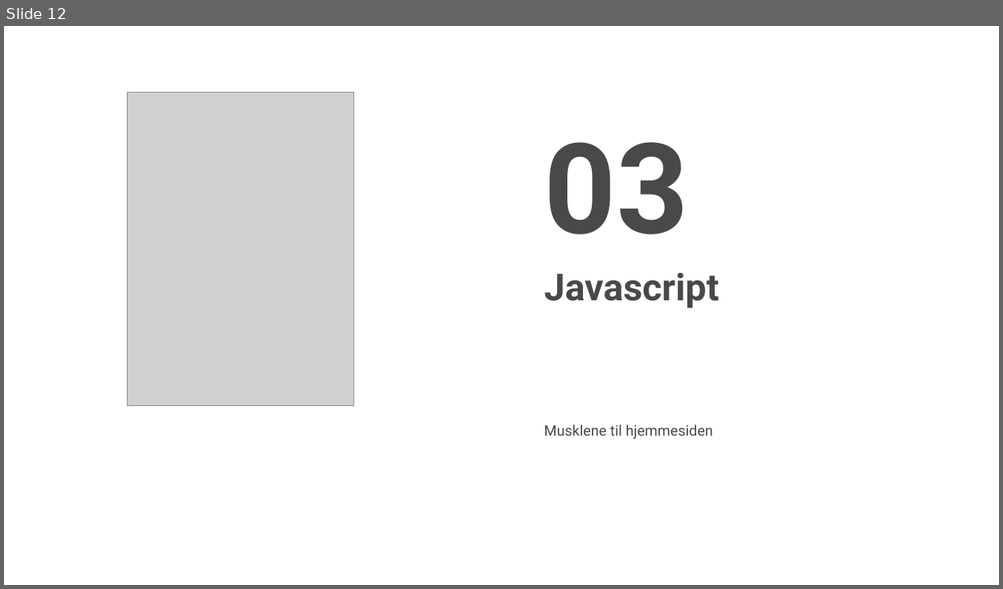
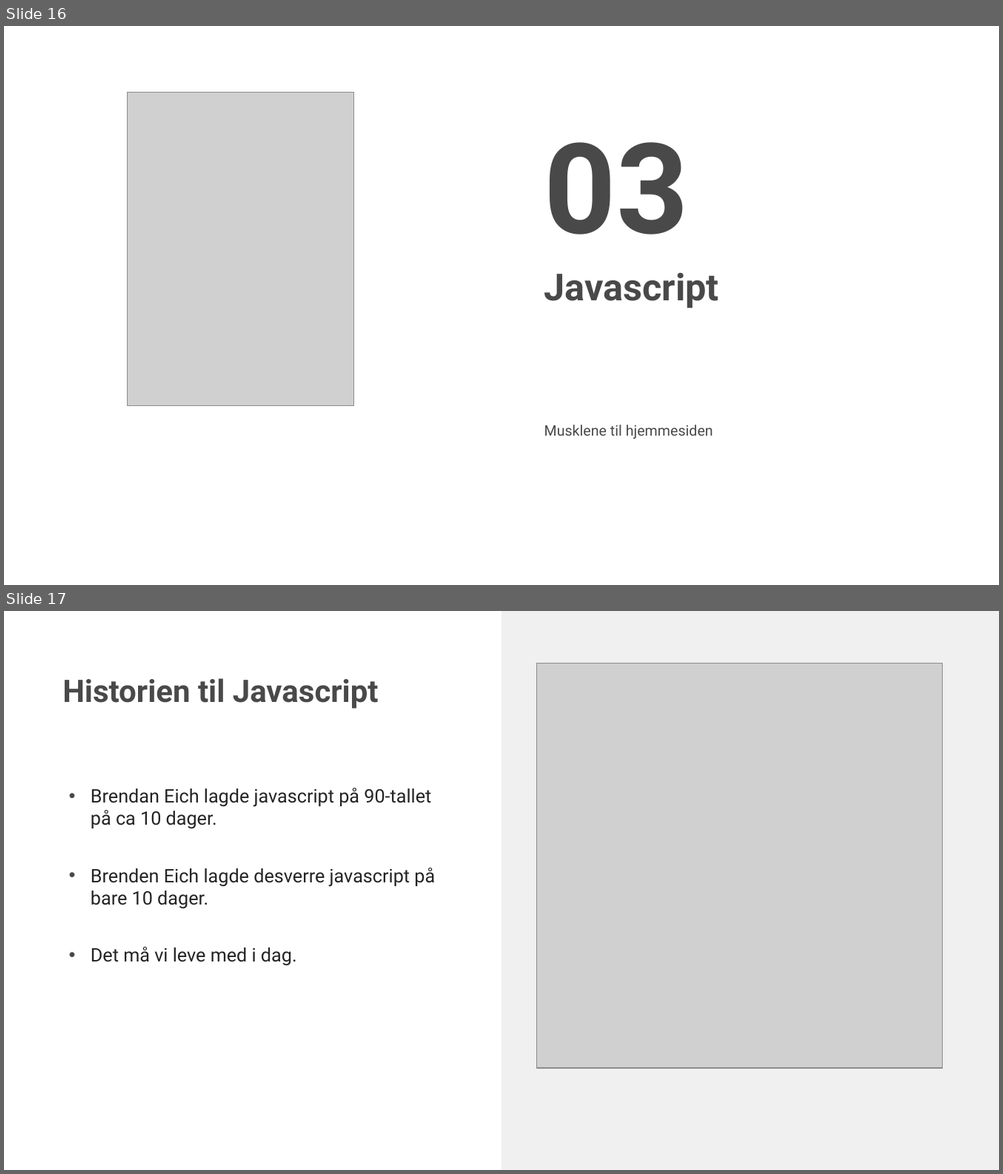
Before and after one commit to pibendik/KursSopraSteria2020, a slide deck: presentasjon.potx. Shown one above the other, each under a label of ours: slide 12 before the commit, slides 16 and 17 after it. The pictures are 1003x589 and 1003x1174 pixels, drawn with LibreOffice and Linux fonts; fonts in the diff are those of the drawing; grey boxes stand for pictures; background and template pictures are left out. Boxes give left, top, right and bottom in pixels: in the first picture for what was removed or moved away, otherwise in the second. Text is boxed around its words. In the diff, an @@ line names an element or a change of style, - is before the commit and + after.

```diff
--- a/presentasjon.potx
+++ b/presentasjon.potx
@@ slide 17 added at bbox=[4, 611, 999, 1170], background #FFFFFF @@
@@ rectangle added at bbox=[502, 611, 999, 1170], fill #F0F0F0 @@
@@ picture added at bbox=[537, 664, 942, 1068] @@
@@ title added at bbox=[62, 678, 378, 709], 30 pt, text #494949, bold @@
+Historien til Javascript
@@ text added at bbox=[91, 788, 435, 966], 18 pt, text #242424 @@
+• Brendan Eich lagde javascript på 90-tallet på ca 10 dager.
+• Brenden Eich lagde desverre javascript på bare 10 dager.
+• Det må vi leve med i dag.
@@ what was slide 12 is now slide 16 @@
```
Also in this commit, not shown: 4 slides changed, 13 other slides added, 2 slides removed, 8 other files.
